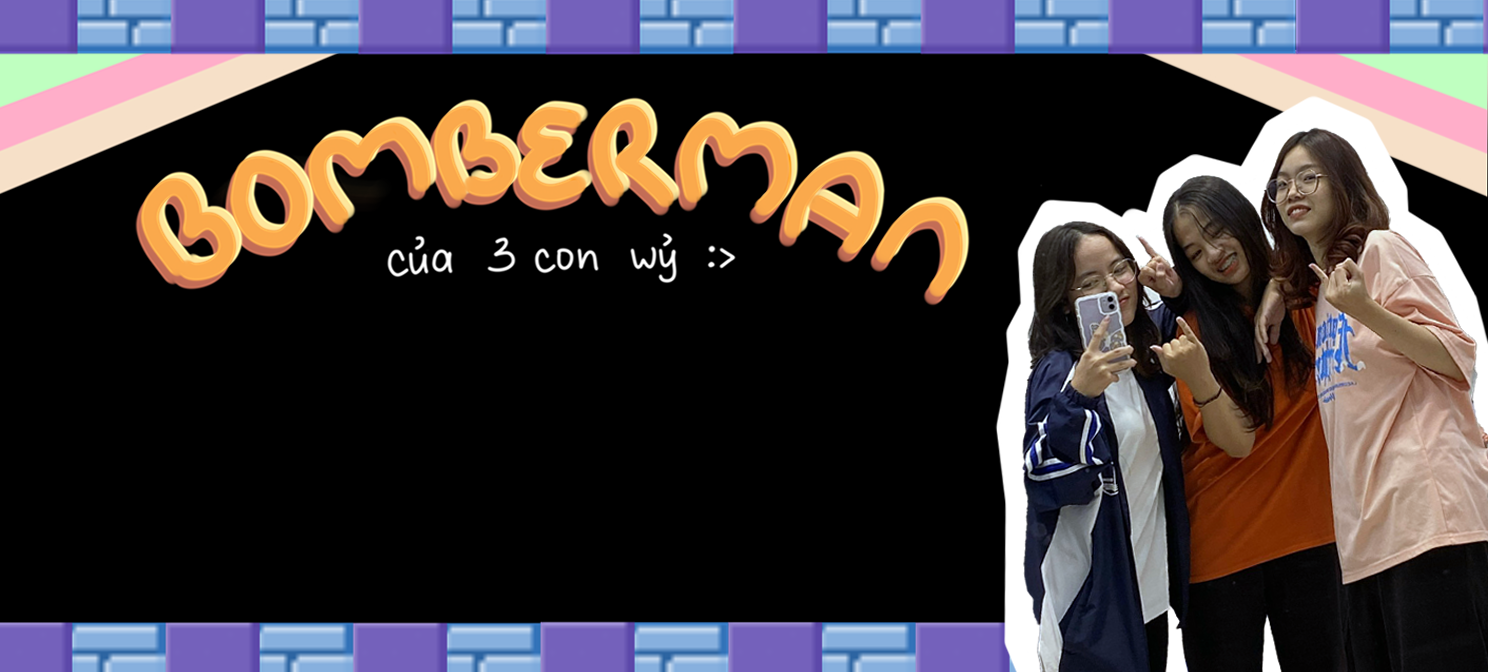
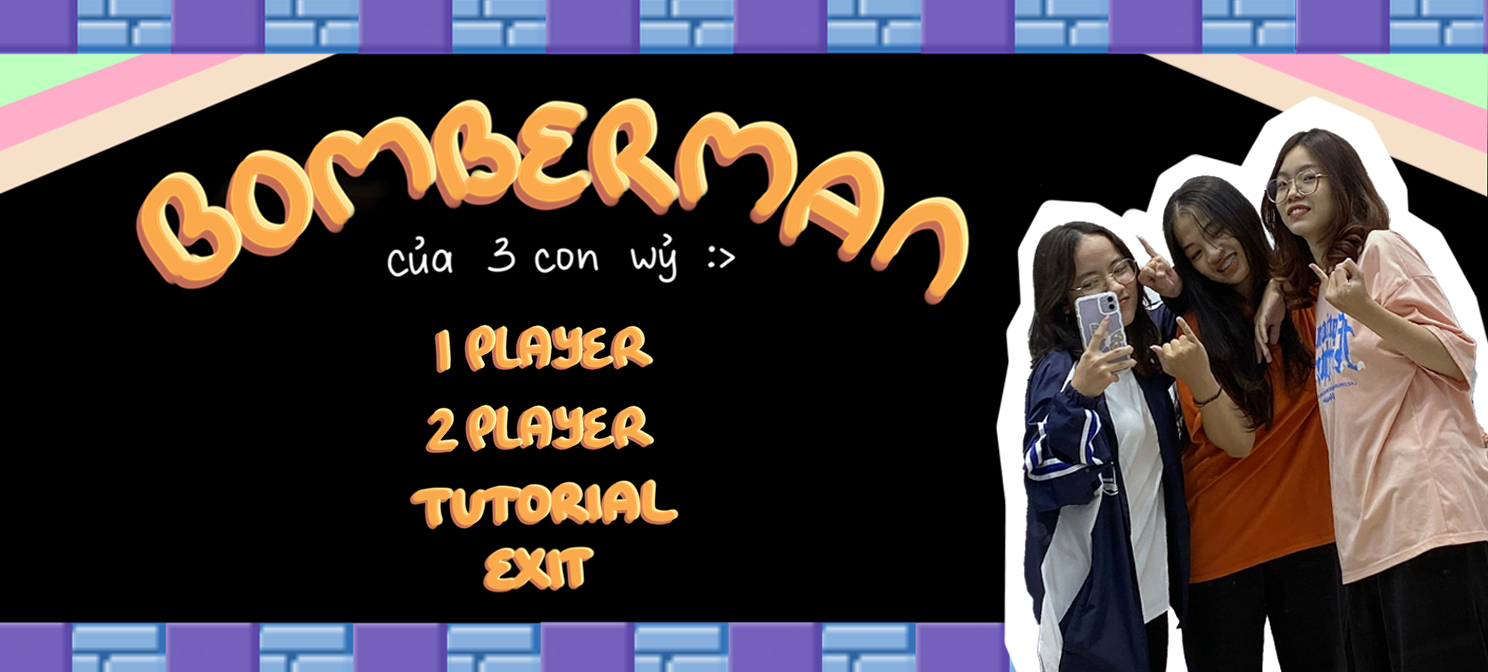
The second 1488 x 672 image is a revision of the first. Changes to its layers:
showed group "Player" (15 layers) over (409, 324, 679, 593)
painted on "Layer9" over (438, 326, 651, 372)
painted on "Layer11" over (441, 324, 653, 369)
painted on "Layer10" over (435, 328, 647, 373)
painted on "Layer15" over (429, 406, 651, 451)
painted on "Layer14" over (431, 404, 652, 447)
painted on "Layer13" over (431, 407, 648, 454)
added group "exit" with 1 layers in group "Player" over (482, 546, 595, 593)
added layer "Layer22" in group "exit" over (482, 546, 595, 593)
painted on "Layer16" over (411, 480, 676, 527)
painted on "Layer18" over (414, 478, 673, 525)
painted on "Layer17" over (409, 482, 673, 526)
